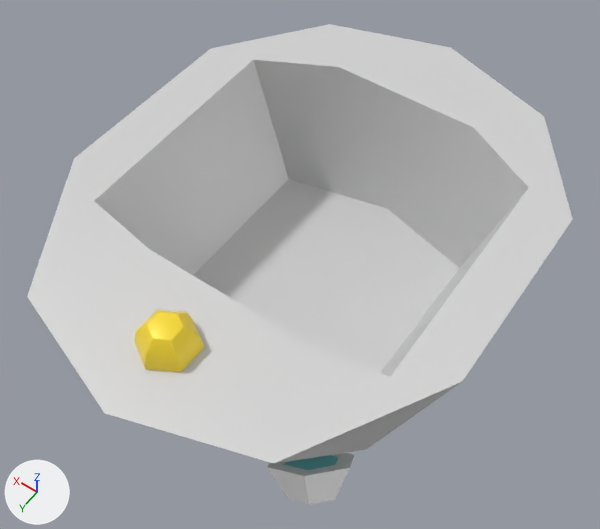
Renders of the glTF model models/pod-rig.glb from each side of a commit.
Both versions are drawn from a camera (50 mm lens) standing at (-0.865, 1.219, 2.358) and looking at (0.012, -0.009, 0.428). The axes (+X, +Y, +Z) are drawn at lower left. The lights are the same throughout. Vertices at the same position are counted once.

Names of what the first picture shows: 'Time Pod'.
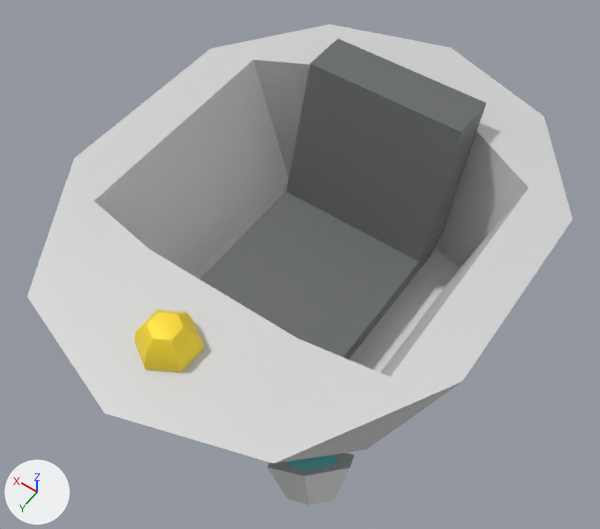
The newer file is also rescaled (x0.8), turned or shifted as a whole; pictures and numbers use the older file's frame.

Pixel boxes (x1, y1, x2, y2) of what changed, in the pictures (600 x 529 px):
part 1 of me_plane_004, added: after (200, 39, 486, 359)
part 2 of me_plane_004, recoloured: (267, 453, 354, 505) in both
part 3 of me_plane_004, recoloured: (106, 36, 528, 463) in both

The change, as a list of edits to the scene's bpy script:
```text
Add mat_timepod_light:
    mat_timepod_light = bpy.data.materials.new('Timepod.light')
    mat_timepod_light.use_nodes = True; mat_timepod_light.node_tree.nodes.clear()
    _N = mat_timepod_light.node_tree.nodes; _L = mat_timepod_light.node_tree.links
    n0 = _N.new('ShaderNodeBsdfPrincipled'); n0.name = 'Principled BSDF'
    n0.inputs[1].default_value = 0.177  # 'Metallic'
    n0.inputs[2].default_value = 0.586  # 'Roughness'
    n1 = _N.new('ShaderNodeOutputMaterial'); n1.name = 'Material Output'
    n2 = _N.new('ShaderNodeVertexColor'); n2.name = 'Color Attribute'
    _L.new(n0.outputs[0], n1.inputs[0])  # 'BSDF' to 'Surface'
    _L.new(n2.outputs[0], n0.inputs[0])  # 'Color' to 'Base Color'
Change me_plane_004:
    used by ob_time_pod; location = (0.0, 0.0, 0.0)
    remove me_plane_004.from_pydata(...)  # 188 vertices, 352 faces; spans x -0.61..0.61, y -0.81..0.75, z 0.07..0.78
    add me_plane_004.from_pydata(...)  # 204 vertices, 376 faces; spans x -0.61..0.61, y -0.81..0.75, z 0.07..0.8
    me_plane_004 part 1: a new loose piece of 16 vertices spanning x -0.25..0.25, y -0.54..0.18, z 0.17..0.8, in mat_timepod_light
    me_plane_004 part 2: 140 kept faces spanning x -0.44..0.44, y -0.66..0.53, z 0.17..0.39 get new vertex colours
    me_plane_004 part 3: 340 faces spanning x -0.61..0.61, y -0.81..0.75, z 0.07..0.78 switch from mat_metal to mat_timepod_light
```
